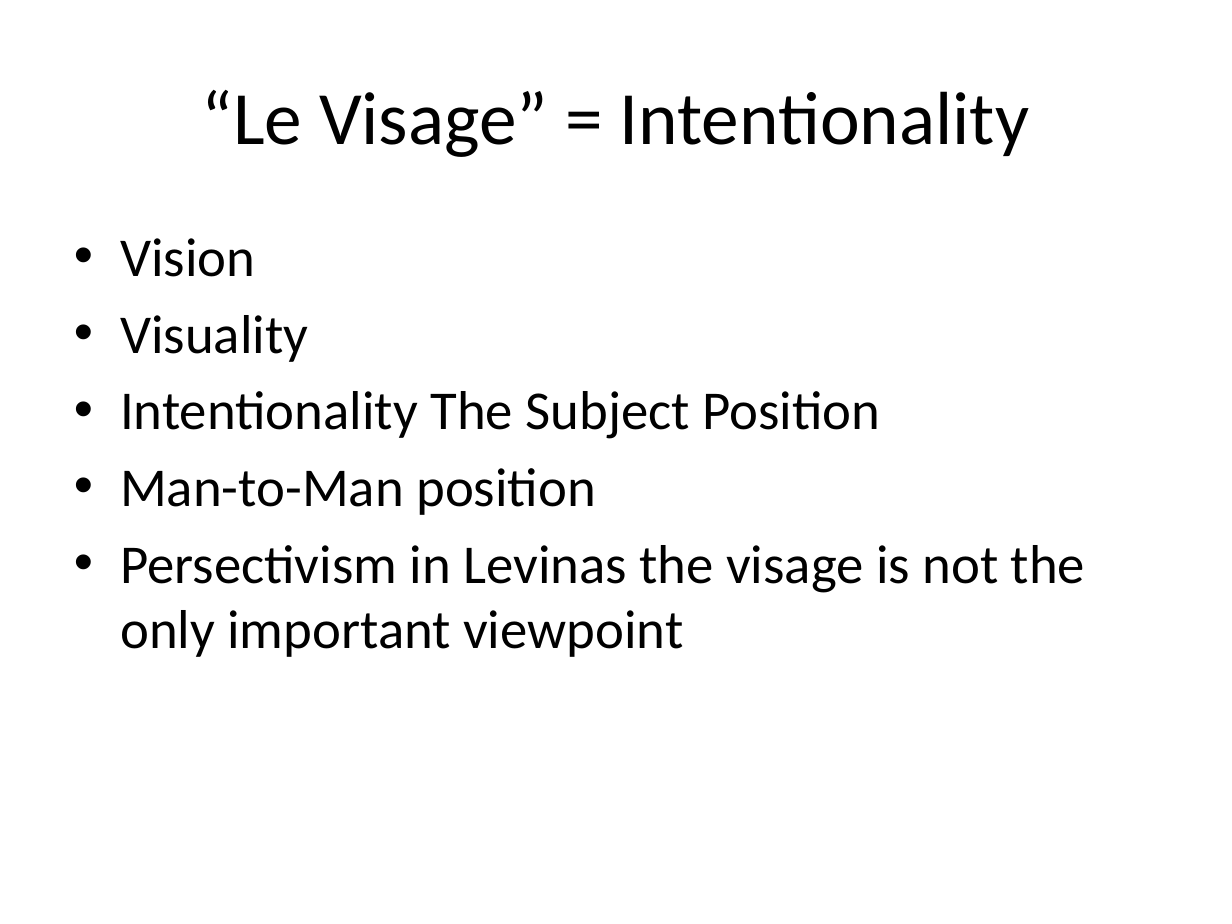
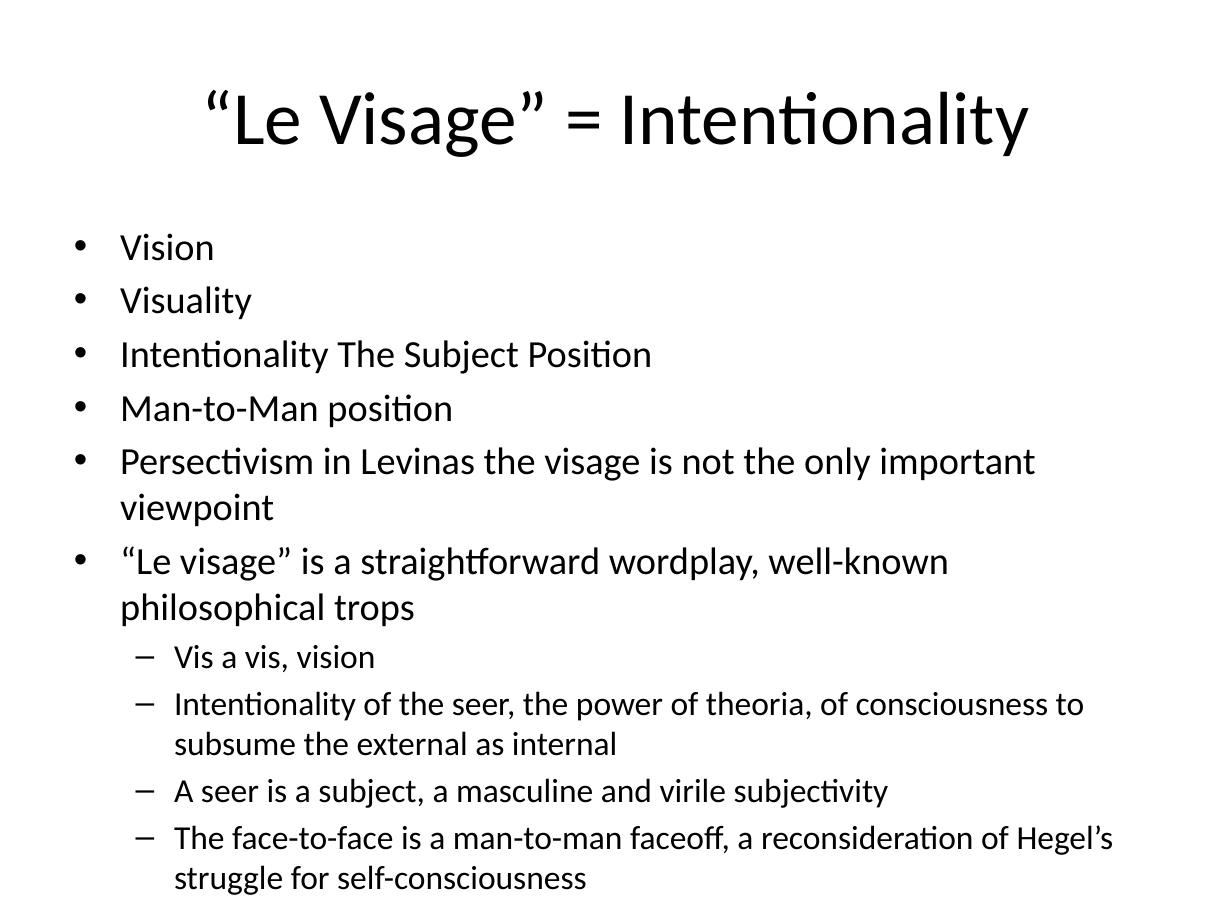
Before and after one commit to mcverter/Dissertation, a slide deck: slide 3 of work/00_NEWEST/KaunsasSol/KaunsasPresentation.pptx. Drawn at 1232x924 pixels with LibreOffice and Linux fonts; fonts in the diff are those of the drawing. Boxes give left, top, right and bottom in pixels: in the first picture for what was removed or moved away, otherwise in the second. Text is boxed around its words. In the diff, an @@ line names an element or a change of style, - is before the commit and + after.

```diff
--- a/work/00_NEWEST/KaunsasSol/KaunsasPresentation.pptx
+++ b/work/00_NEWEST/KaunsasSol/KaunsasPresentation.pptx
@@ text at [120, 233, 1035, 527]: size 32 to 22.4 pt in "Vision", "Visuality", "Intentionality The Subject Position", "Man-to-Man position" and 1 more places; less space between paragraphs @@
@@ text at [120, 546, 1114, 895]: paragraphs added @@
+• “Le visage” is a straightforward wordplay, well-known philosophical trops
+  – Vis a vis, vision
+  – Intentionality of the seer, the power of theoria, of consciousness to subsume the external as internal
+  – A seer is a subject, a masculine and virile subjectivity
+  – The face-to-face is a man-to-man faceoff, a reconsideration of Hegel’s struggle for self-consciousness
```
Also in this commit, not shown: 2 other slides changed, 3 slides added, 1 slide removed, 1 other file.
